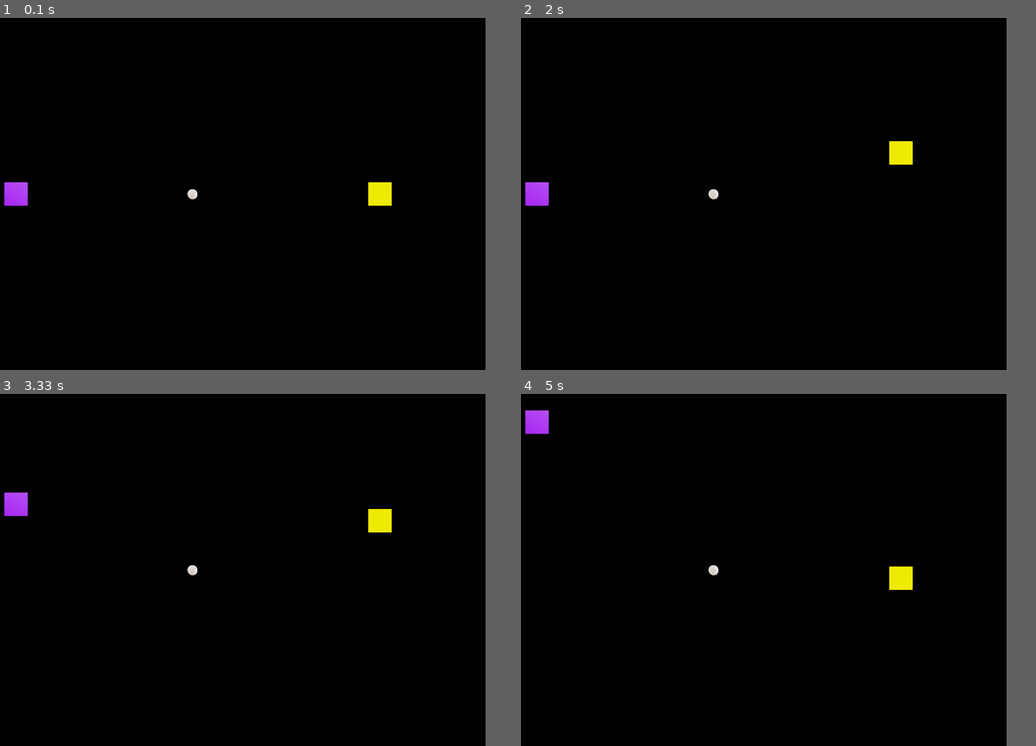
Above: before the commit, frames 1-4 (two rows, left to right).
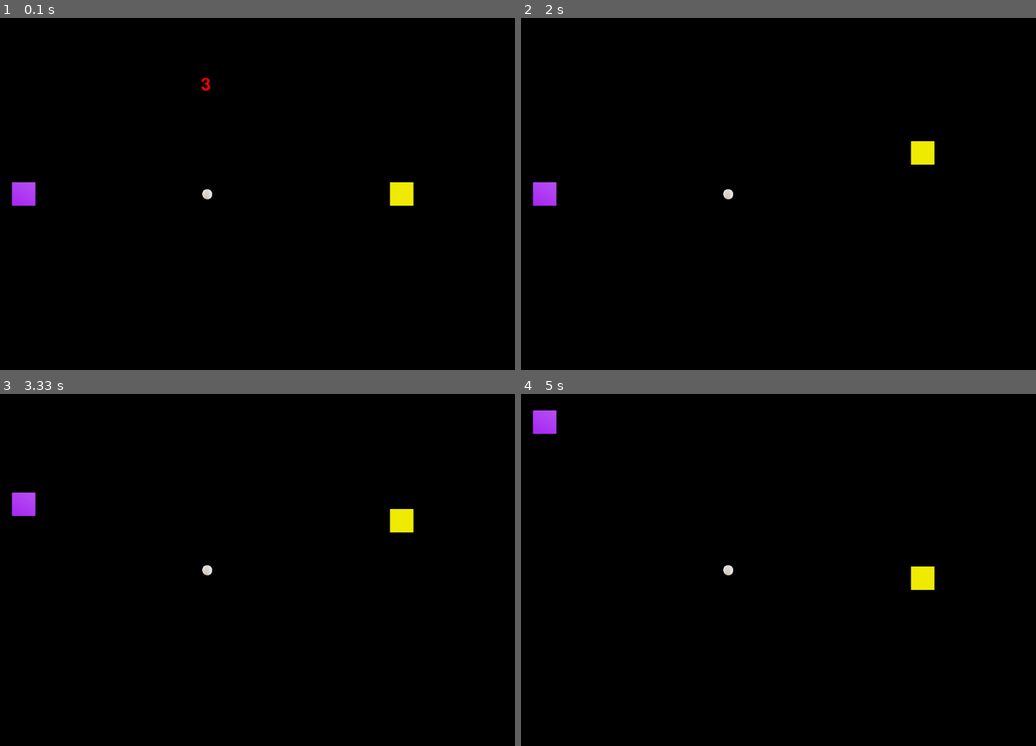
Above: after the commit, the same moments.

Repository: valera-creator/pygame_ping_pong
Game: pygame game, started from main.py
Same seed, same stepped clock (60 frames per second), same inputs: the game is played once before the commit and once after it.
Inputs:
- Up to frame 1 (0.1 s): no input
- Up to frame 2 (2 s): hold Up from 1.83 s (still down)
- Up to frame 3 (3.33 s): release Up at 2.3 s; hold Up 2.33-2.7 s; tap W at 2.4, 2.8, 3.13 s; hold Up 2.73-3.03 s; hold Up from 3.07 s (still down)
- Up to frame 4 (5 s): release Up at 3.43 s; hold Up 3.47-3.77 s; tap W at 3.53, 3.87, 4.27, 4.6 s; hold Up 3.8-4.17 s; hold Up 4.2-4.5 s; hold Up 4.53-4.9 s; hold Up from 4.93 s (still down)
In our replay, the window is 857x514 before the commit and 900x514 after it. These sizes can differ from the game's own. Grey fills any space a smaller window leaves; there, only what the larger window draws over its background counts as a difference.

The runs differ from the first frame. In frame 1, 1.0% of the frame differs, in the area x 0-81%, y 16-54%; in frame 2, 0.9%; in frame 3, 0.9%; in frame 4, 0.9%.

Commit message:
таймер в начале игры

Diff:
--- a/ball.py
+++ b/ball.py
@@ -11,7 +11,7 @@
         self.mask = pygame.mask.from_surface(self.image)
         self.rect = self.image.get_rect()
         self.rect.x, self.rect.y = width // 2 - self.size // 2, height // 2 - self.size // 2
-        self.speed_nlo = 10
+        self.speed_ball = 4
 
-    def update(self, x, y):
-        self.rect = self.rect.move(x, y)
+    def update(self):
+        self.rect = self.rect.move(0, 0)  # рассчитать движение отскока
--- a/main.py
+++ b/main.py
@@ -29,13 +29,22 @@
         return 'color'
 
 
+def render(screen, size, x, y, text):
+    font = pygame.font.Font(None, size)
+    text = font.render(text, True, pygame.Color("red"))
+    text_x = x
+    text_y = y
+    screen.blit(text, (text_x, text_y))
+
+
 if __name__ == '__main__':
     running = True
 
-    width, height = 1000, 600
+    width, height = 1050, 600
     fps = 60
     colors = {0: 'black', 1: 'red', 2: 'blue', 3: 'green', 4: 'orange', 5: 'fuchsia', 6: 'white'}
     cur_color = 0
+    start_seconds = 3  # задержка при начале раунда
 
     pygame.init()
 
@@ -44,7 +53,7 @@
     ball_sprites = pygame.sprite.Group()
     player_sprites = pygame.sprite.Group()
 
-    Ball(width=width, height=height, all_sprites=all_sprites, ball_sprites=ball_sprites)
+    ball = Ball(width=width, height=height, all_sprites=all_sprites, ball_sprites=ball_sprites)
     player1 = Player(all_sprites=all_sprites, player_sprites=player_sprites,
                      color_image='violet', width=width, height=height)
     player2 = Player(all_sprites=all_sprites, player_sprites=player_sprites,
@@ -53,20 +62,30 @@
     screen = pygame.display.set_mode((width, height))
     pygame.display.set_caption('Максим Зайцев')
 
+    clock = pygame.time.Clock()
+    pygame.time.set_timer(pygame.USEREVENT, 600)
+
     while running:
         for event in pygame.event.get():
             if event.type == pygame.QUIT or (event.type == pygame.KEYUP and event.key == pygame.K_ESCAPE):
                 running = False
-            if event.type == pygame.KEYDOWN:
+            if event.type == pygame.KEYDOWN and start_seconds <= 0:
                 res = check_keyboard(event, player1, player2)
                 if res == 'color':
                     cur_color += 1
+            if event.type == pygame.USEREVENT and start_seconds >= 0:
+                start_seconds -= 1
+
         cur_color = cur_color % len(list(colors.keys()))
         screen.fill(colors[cur_color])
         player_sprites.update()
         all_sprites.draw(screen)
 
         clock.tick(fps)
+        if start_seconds > 0:
+            render(screen=screen, size=45, x=width // 2 - 10, y=100, text=str(start_seconds))
+        if start_seconds < 0:
+            ball.update()
         pygame.display.flip()
 
     pygame.quit()
